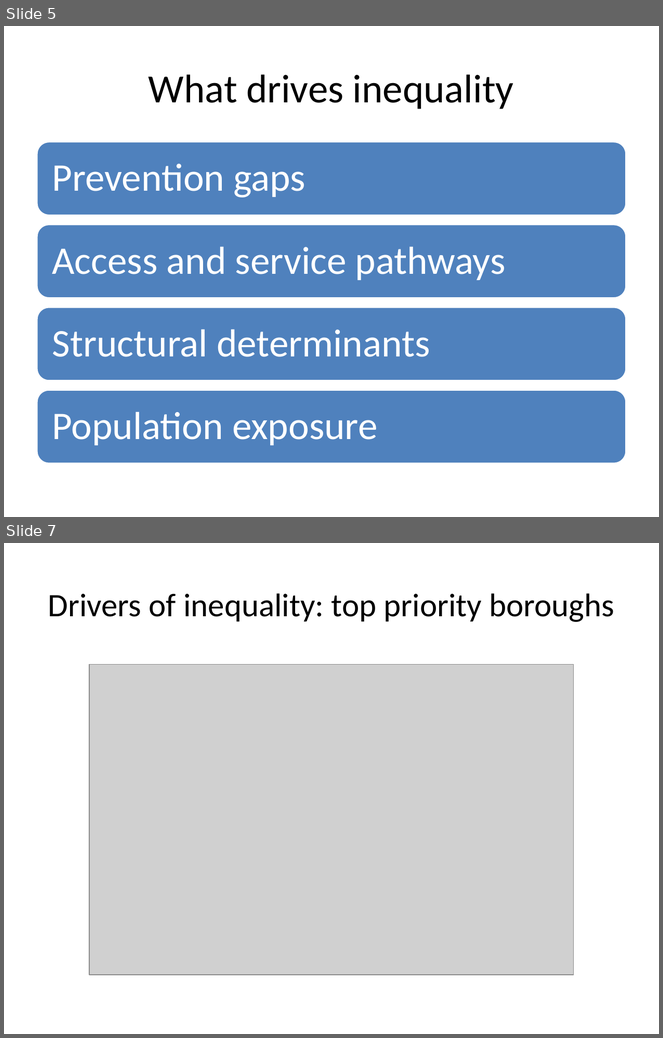
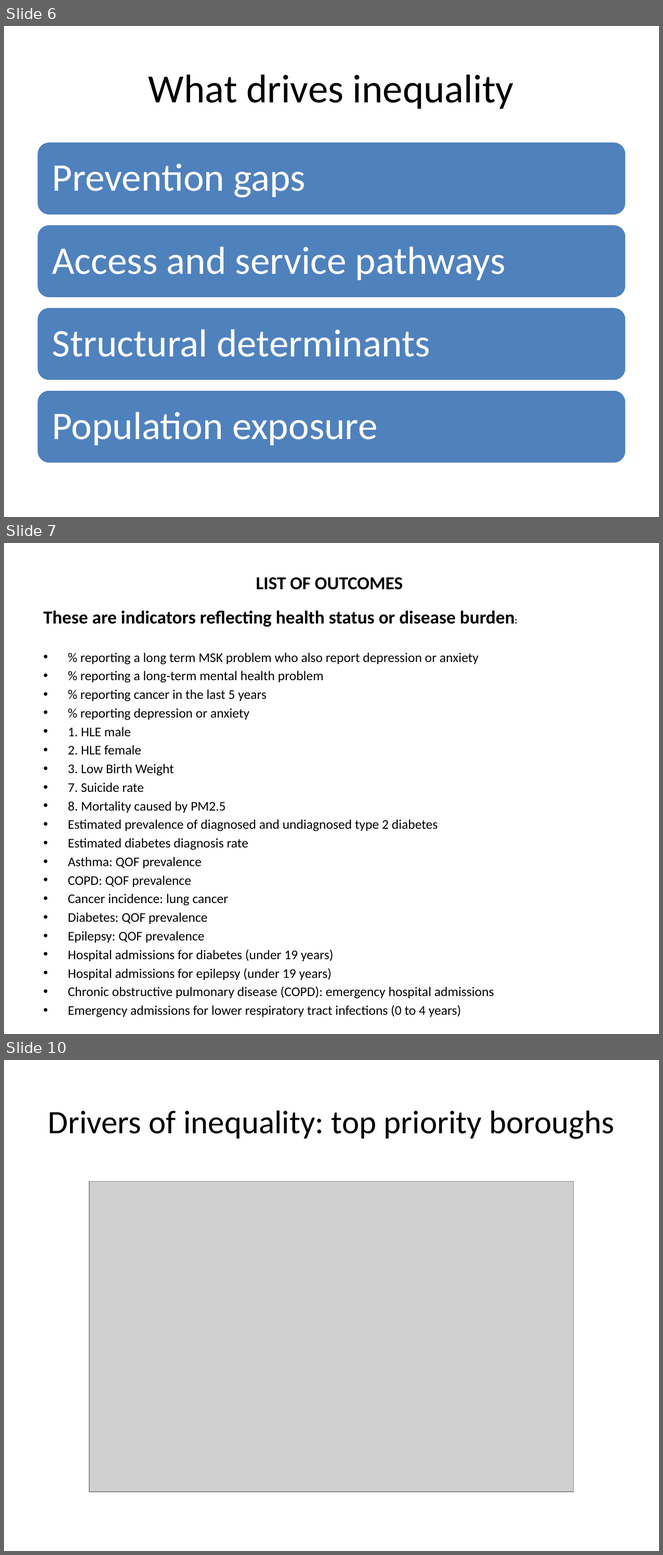
Before and after one commit to OlenaMan/Health-Inequalities-in-NW-London-analysis, a slide deck: outputs/health_inequalities_nwl_presentation.pptx. Shown one above the other, each under a label of ours: slides 5 and 7 before the commit, slides 6, 7 and 10 after it; the slides between them are not shown. The pictures are 663x1038 and 663x1555 pixels, drawn with LibreOffice and Linux fonts; fonts in the diff are those of the drawing; grey boxes stand for pictures. Boxes give left, top, right and bottom in pixels: in the first picture for what was removed or moved away, otherwise in the second. Text is boxed around its words. In the diff, an @@ line names an element or a change of style, - is before the commit and + after.

```diff
--- a/outputs/health_inequalities_nwl_presentation.pptx
+++ b/outputs/health_inequalities_nwl_presentation.pptx
@@ slide 7 added at bbox=[4, 543, 659, 1034], background #FFFFFF @@
@@ title added at bbox=[256, 577, 403, 590], 20 pt, text #000000, bold @@
+LIST OF OUTCOMES
@@ text added at bbox=[44, 611, 515, 1018], 14.6 pt, text #000000 @@
+These are indicators reflecting health status or disease burden:
+• % reporting a long term MSK problem who also report depression or anxiety
+• % reporting a long-term mental health problem
+• % reporting cancer in the last 5 years
+• % reporting depression or anxiety
+• 1. HLE male
+• 2. HLE female
+• 3. Low Birth Weight
+• 7. Suicide rate
+• 8. Mortality caused by PM2.5
+• Estimated prevalence of diagnosed and undiagnosed type 2 diabetes
+• Estimated diabetes diagnosis rate
+• Asthma: QOF prevalence
+• COPD: QOF prevalence
+• Cancer incidence: lung cancer
+• Diabetes: QOF prevalence
+• Epilepsy: QOF prevalence
+• Hospital admissions for diabetes (under 19 years)
+• Hospital admissions for epilepsy (under 19 years)
+• Chronic obstructive pulmonary disease (COPD): emergency hospital admissions
+• Emergency admissions for lower respiratory tract infections (0 to 4 years)
@@ what was slide 5 is now slide 6 @@
@@ what was slide 7 is now slide 10 @@
```
Also in this commit, not shown: 1 slide changed, 11 other slides added.
